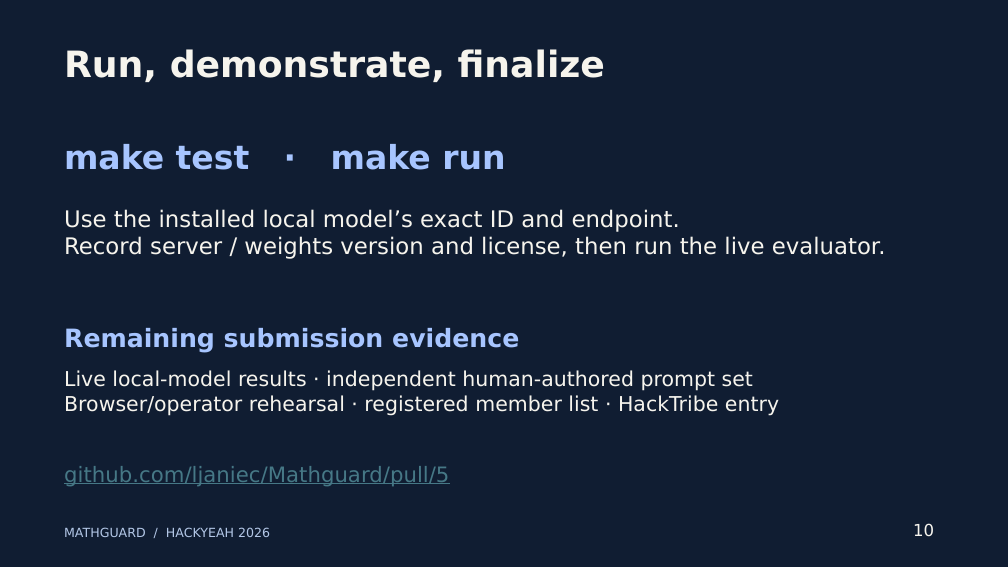
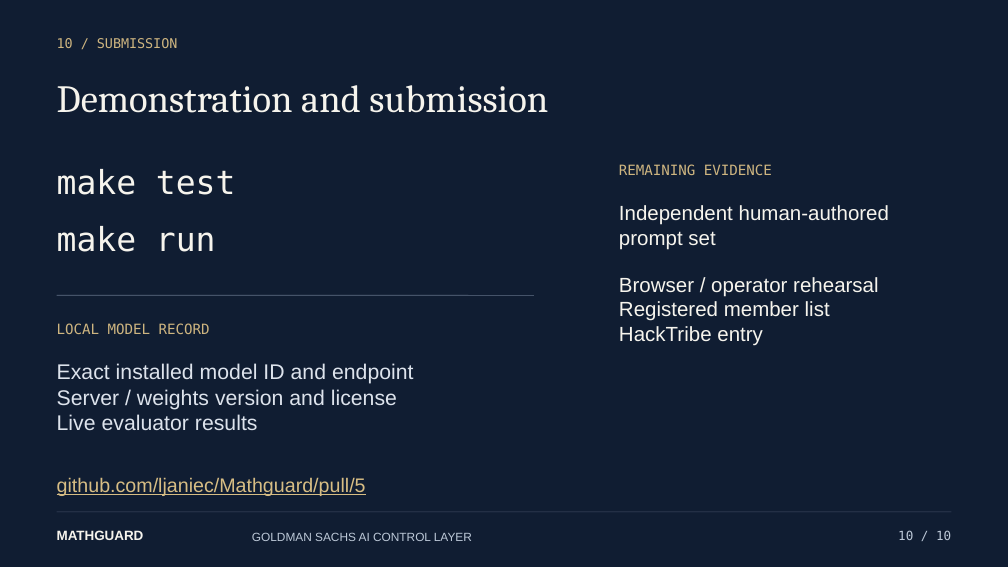
Before and after one commit to ljaniec/Mathguard, a slide deck: slide 10 of submission/Mathguard-HackYeah-2026.pptx. Drawn at 1008x567 pixels with LibreOffice and Linux fonts; fonts in the diff are those of the drawing; background and template pictures are left out. Boxes give left, top, right and bottom in pixels: in the first picture for what was removed or moved away, otherwise in the second. Text is boxed around its words. In the diff, an @@ line names an element or a change of style, - is before the commit and + after.

Commit message:
Refine submission identity and verify PDF design

```diff
--- a/submission/Mathguard-HackYeah-2026.pptx
+++ b/submission/Mathguard-HackYeah-2026.pptx
@@ text added at <box>57,38,178,48</box>, 12.8 pt, text #CEB580 @@
+10 / SUBMISSION
@@ text added at <box>57,85,548,113</box>, 36.8 pt, text #F6F4ED @@
+Demonstration and submission
@@ text at <box>57,169,236,195</box>: text changed; font DejaVu Sans to DejaVu Sans Mono; text colour #A7C5FF to #F6F4ED; bold off @@
-make test · make run
+make test
@@ text at <box>619,164,772,175</box>: text changed; size 24 to 13.5 pt; font DejaVu Sans to DejaVu Sans Mono; text colour #A7C5FF to #CEB580; bold off @@
-Remaining submission evidence
+REMAINING EVIDENCE
@@ text at <box>619,205,889,346</box>: text changed; font DejaVu Sans to Arial @@
-Live local-model results · independent human-authored prompt set
-Browser/operator rehearsal · registered member list · HackTribe entry
+Independent human-authored
+prompt set
+Browser / operator rehearsal
+Registered member list
+HackTribe entry
@@ text at <box>57,226,216,252</box>: text changed; size 34.5 to 31.5 pt; font DejaVu Sans to DejaVu Sans Mono; bold off @@
-Run, demonstrate, finalize
+make run
@@ line added from (57, 296) to (534, 296), #627087 0.6 pt @@
@@ text added at <box>57,323,210,334</box>, 13.5 pt, text #CEB580 @@
+LOCAL MODEL RECORD
@@ text at <box>57,363,414,430</box>: text changed; size 21.8 to 20.2 pt; font DejaVu Sans to Arial; text colour #F6F4ED to #DDE3EC @@
-Use the installed local model’s exact ID and endpoint.
-Record server / weights version and license, then run the live evaluator.
+Exact installed model ID and endpoint
+Server / weights version and license
+Live evaluator results
@@ text "github.com/ljaniec/Mathguard/pull/5": place and size @@
-text "github.com/ljaniec/Mathguard/pull/5" at <box>64,466,449,486</box>
+text "github.com/ljaniec/Mathguard/pull/5" at <box>57,477,366,496</box>
@@ text "github.com/ljaniec/Mathguard/pull/5" at <box>57,477,366,496</box>: size 20.2 to 18.8 pt, font DejaVu Sans to Arial, text colour #467886 to #D7BD84 @@
@@ line added from (57, 512) to (951, 512), #46516A 0.6 pt @@
@@ text added at <box>57,530,144,540</box>, 12.8 pt, text #F6F4ED, bold @@
+MATHGUARD
@@ text removed at <box>64,527,270,537</box> @@
-MATHGUARD / HACKYEAH 2026
@@ text added at <box>252,532,472,541</box>, 11.2 pt, text #BCC8D7 @@
+GOLDMAN SACHS AI CONTROL LAYER
@@ text at <box>898,530,951,540</box>: text changed; size 15.8 to 12 pt; font DejaVu Sans to DejaVu Sans Mono; text colour #F6F4ED to #BCC8D7 @@
-10
+10 / 10
```
Also in this commit, not shown: 9 other slides changed, 6 other files.
